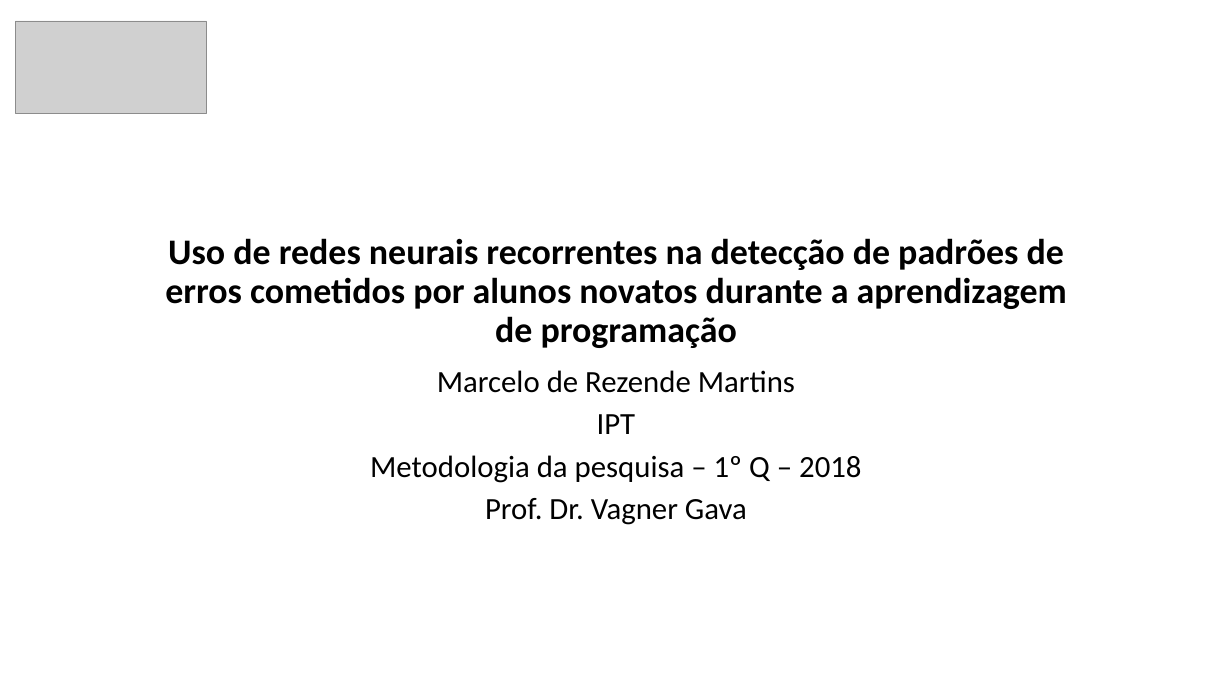
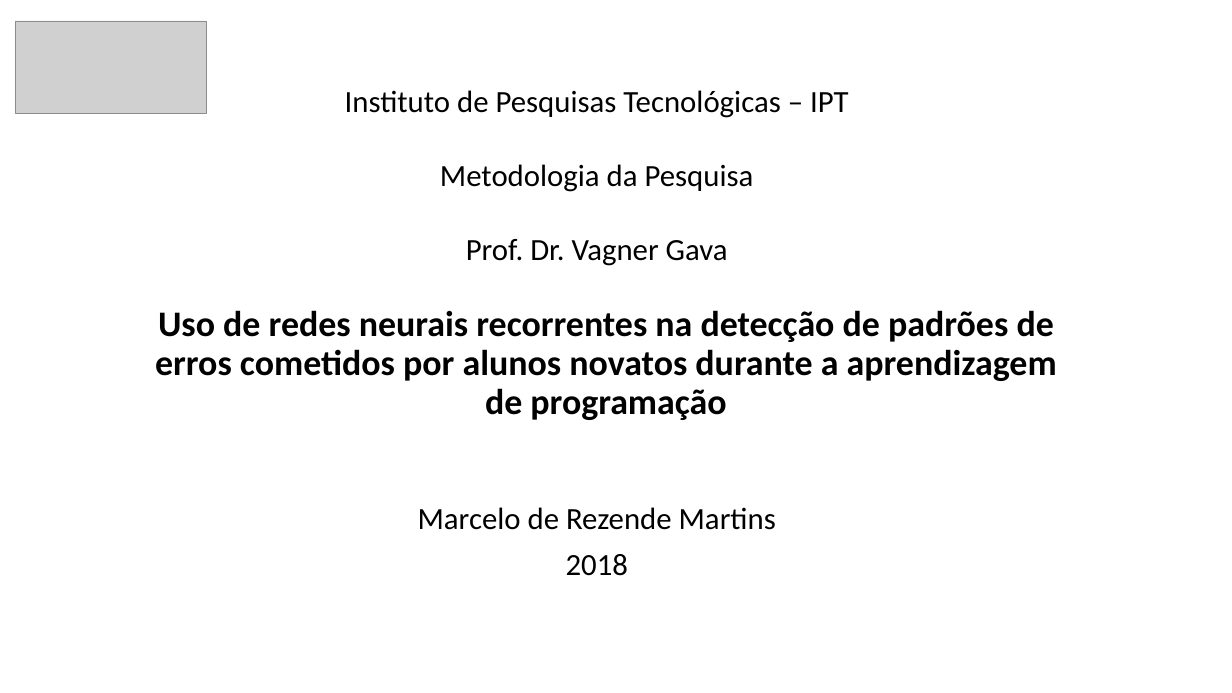
Before and after one commit to mrezende/mpq-discipline, a slide deck: slide 1 of exercise1/presentation/docs/Exercicio1.pptx. Drawn at 1232x693 pixels with LibreOffice and Linux fonts; fonts in the diff are those of the drawing; grey boxes stand for pictures. Boxes give left, top, right and bottom in pixels: in the first picture for what was removed or moved away, otherwise in the second. Text is boxed around its words. In the diff, an @@ line names an element or a change of style, - is before the commit and + after.

```diff
--- a/exercise1/presentation/docs/Exercicio1.pptx
+++ b/exercise1/presentation/docs/Exercicio1.pptx
@@ text added at [345, 90, 849, 266], 24 pt, text #000000 @@
+Instituto de Pesquisas Tecnológicas – IPT
+Metodologia da Pesquisa
+Prof. Dr. Vagner Gava
@@ title "Uso de redes neurais recorrentes ...": place and size @@
-title "Uso de redes neurais recorrentes ..." at [165, 238, 1067, 348]
+title "Uso de redes neurais recorrentes ..." at [155, 310, 1057, 420]
@@ subtitle "Marcelo de Rezende Martins": place and size @@
-subtitle "Marcelo de Rezende Martins" at [370, 370, 861, 525]
+subtitle "Marcelo de Rezende Martins" at [418, 507, 776, 576]
@@ subtitle at [418, 507, 776, 530]: line spacing 0.8 to 0.9 @@
@@ subtitle at [566, 554, 628, 576]: text changed @@
-IPT
-Metodologia da pesquisa – 1º Q – 2018
-Prof. Dr. Vagner Gava
+2018
```
Also in this commit, not shown: 1 slide added, 2 other files.
